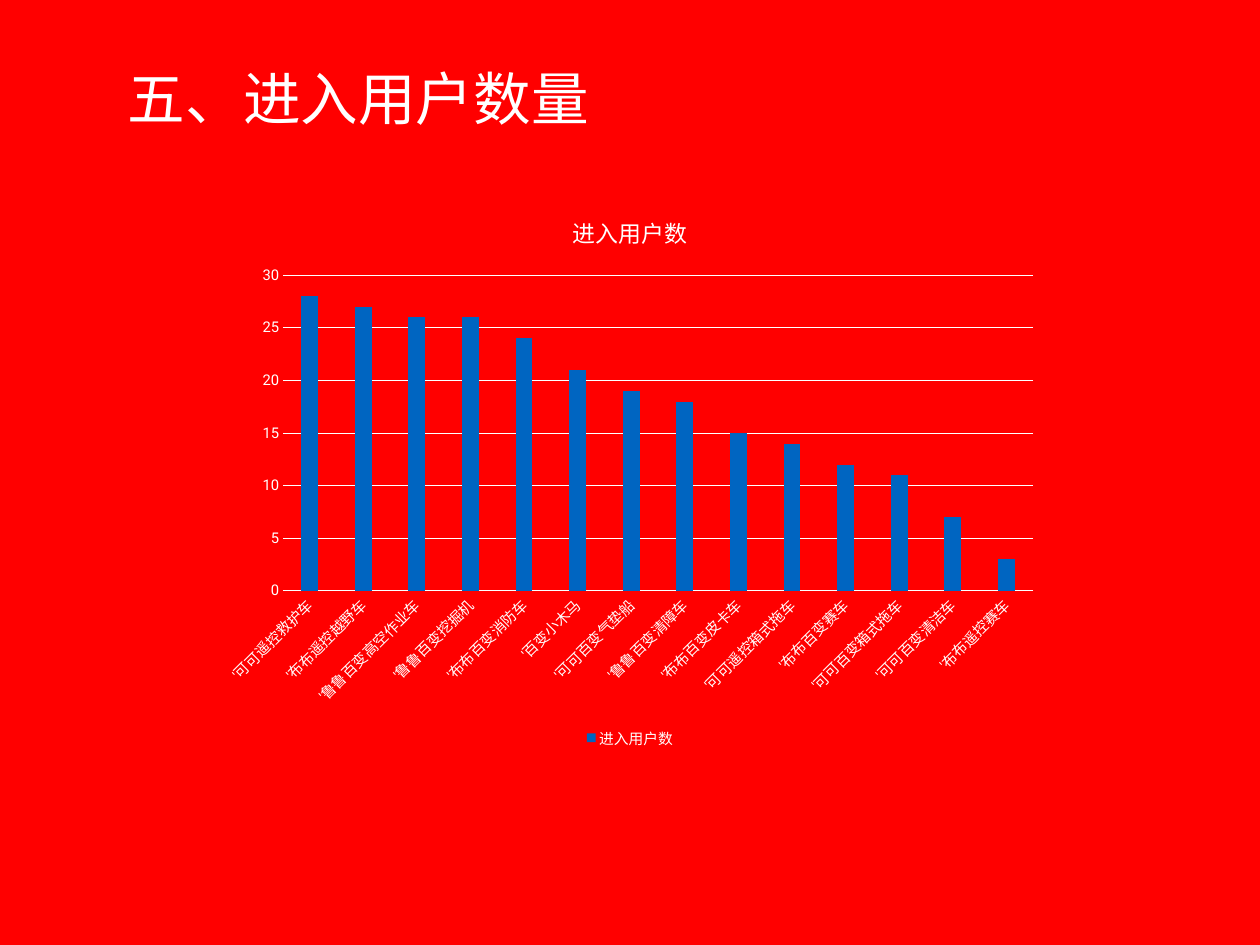
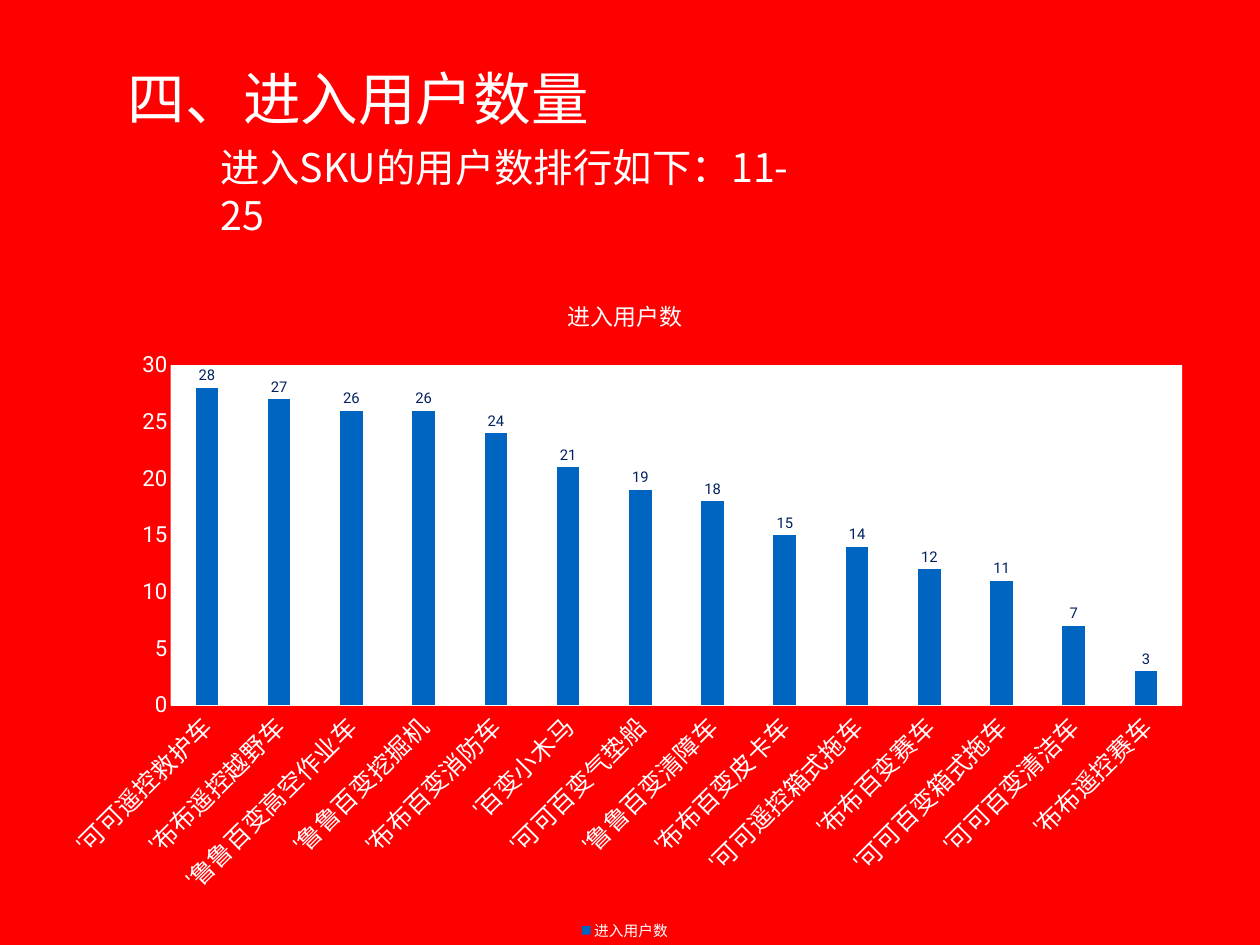
Before and after one commit to kevin0501/go, a slide deck: slide 7 of 需求/截止8月6日数据.pptx. Drawn at 1260x945 pixels with LibreOffice and Linux fonts; fonts in the diff are those of the drawing; background and template pictures are left out. Boxes give left, top, right and bottom in pixels: in the first picture for what was removed or moved away, otherwise in the second. Text is boxed around its words. In the diff, an @@ line names an element or a change of style, - is before the commit and + after.

```diff
--- a/需求/截止8月6日数据.pptx
+++ b/需求/截止8月6日数据.pptx
@@ text at (x1=128, y1=71, x2=589, y2=125): text changed @@
-五、进入用户数量
+四、进入用户数量
@@ text added at (x1=221, y1=149, x2=789, y2=231), 32 pt, text #FFFFFF @@
+进入SKU的用户数排行如下：11-25
@@ column chart at (x1=44, y1=274, x2=1205, y2=945) @@
@@ data labels of 进入用户数 added @@
@@ category axis changed @@
@@ value axis changed @@
@@ background changed @@
@@ column chart resized from (x1=210, y1=192, x2=1050, y2=752) to (x1=44, y1=274, x2=1205, y2=945) @@
```
Also in this commit, not shown: 8 other slides changed, 3 slides removed, 4 other files.
